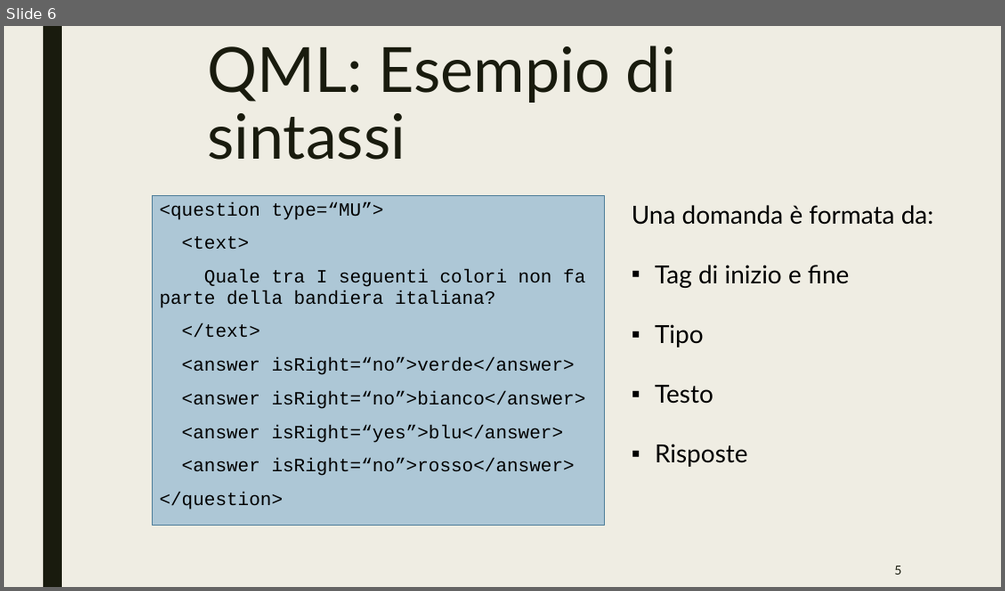
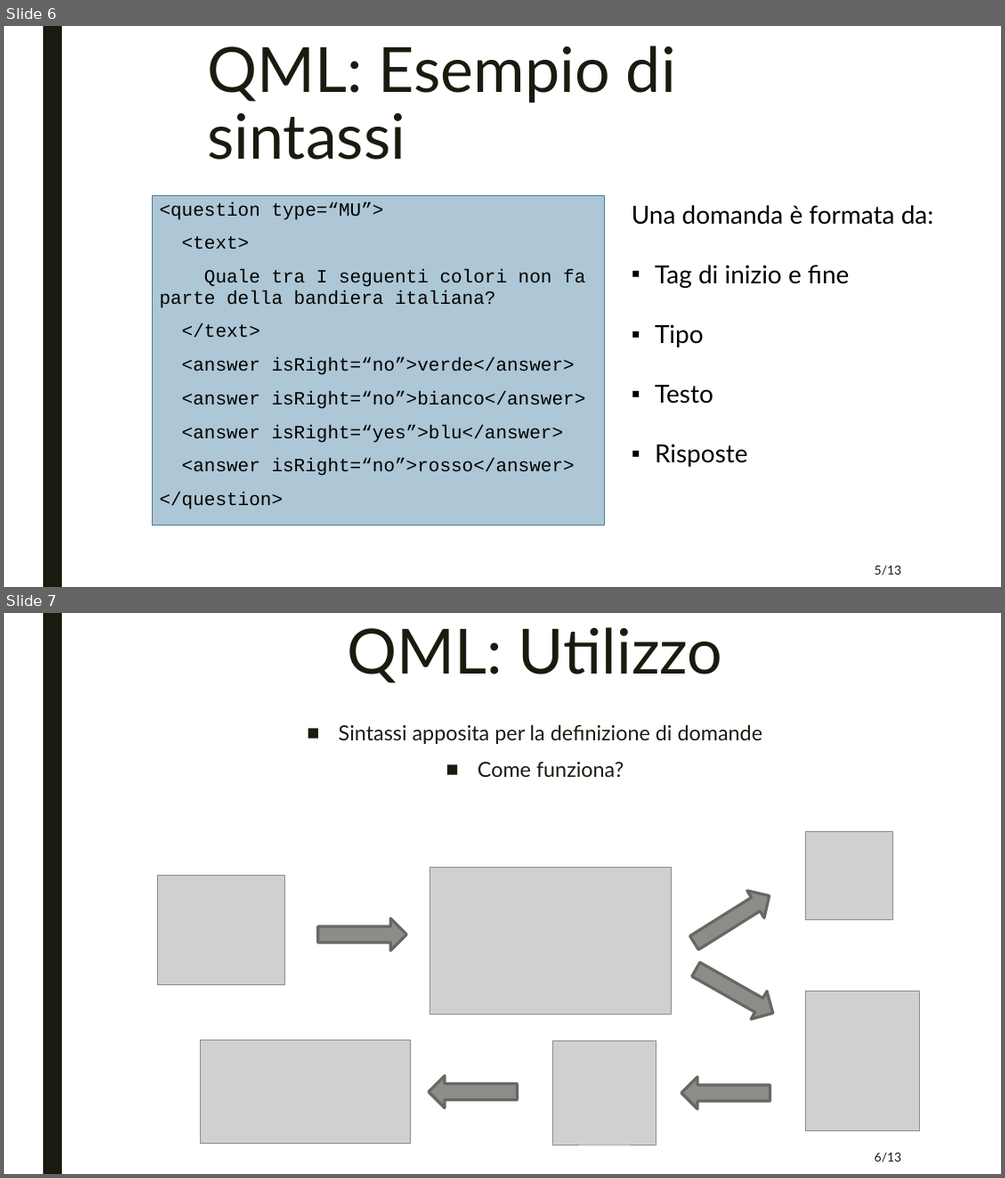
Before and after one commit to team404swe/Documenti, a slide deck: presentazione/RA/presentazioneRA.pptx. Shown one above the other, each under a label of ours: slide 6 before the commit, slides 6 and 7 after it. The pictures are 1005x591 and 1005x1178 pixels, drawn with LibreOffice and Linux fonts; fonts in the diff are those of the drawing; grey boxes stand for pictures. Boxes give left, top, right and bottom in pixels: in the first picture for what was removed or moved away, otherwise in the second. Text is boxed around its words. In the diff, an @@ line names an element or a change of style, - is before the commit and + after.

```diff
--- a/presentazione/RA/presentazioneRA.pptx
+++ b/presentazione/RA/presentazioneRA.pptx
@@ slide 7 added at box(4, 613, 1001, 1174), background #FFFFFF; not listed: 1 template element that a slide beside it also shows @@
@@ title added at box(348, 627, 722, 683), 60 pt, text #191B0E @@
+QML: Utilizzo
@@ text added at box(339, 724, 763, 777), 20 pt, text #191B0E @@
+■ Sintassi apposita per la definizione di domande
+■ Come funziona?
@@ picture added at box(806, 832, 893, 919) @@
@@ picture added at box(157, 876, 285, 985) @@
@@ picture added at box(429, 868, 671, 1013) @@
@@ right arrow added at box(686, 882, 777, 957), fill #8C8D86, outline #686863 2.75 pt @@
@@ right arrow added at box(318, 918, 406, 950), fill #8C8D86, outline #686863 2.75 pt @@
@@ right arrow added at box(688, 956, 781, 1027), fill #8C8D86, outline #686863 2.75 pt @@
@@ picture added at box(806, 991, 919, 1131) @@
@@ picture added at box(200, 1040, 411, 1144) @@
@@ picture added at box(553, 1041, 656, 1144) @@
@@ right arrow added at box(429, 1076, 517, 1108), fill #8C8D86, outline #686863 2.75 pt @@
@@ right arrow added at box(681, 1077, 769, 1109), fill #8C8D86, outline #686863 2.75 pt @@
@@ page number added at box(874, 1152, 902, 1162), 12 pt, text #191B0E @@
+6/13
@@ slide 6 changed as well @@
@@ background #EFEDE3 to #FFFFFF @@
@@ page number at box(874, 565, 902, 575): text changed @@
-5
+5/13
```
Also in this commit, not shown: 10 other slides changed, 2 other slides added, 1 slide removed.
